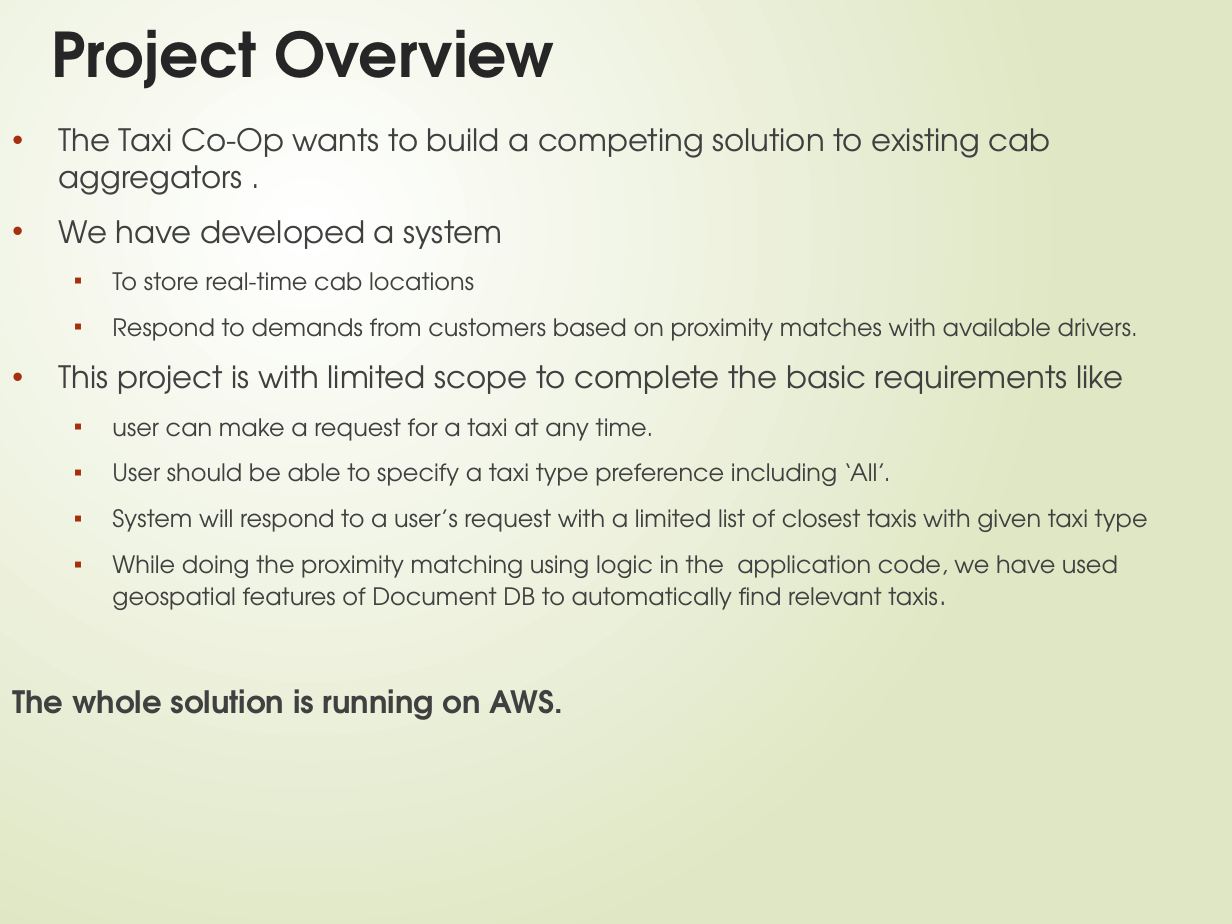
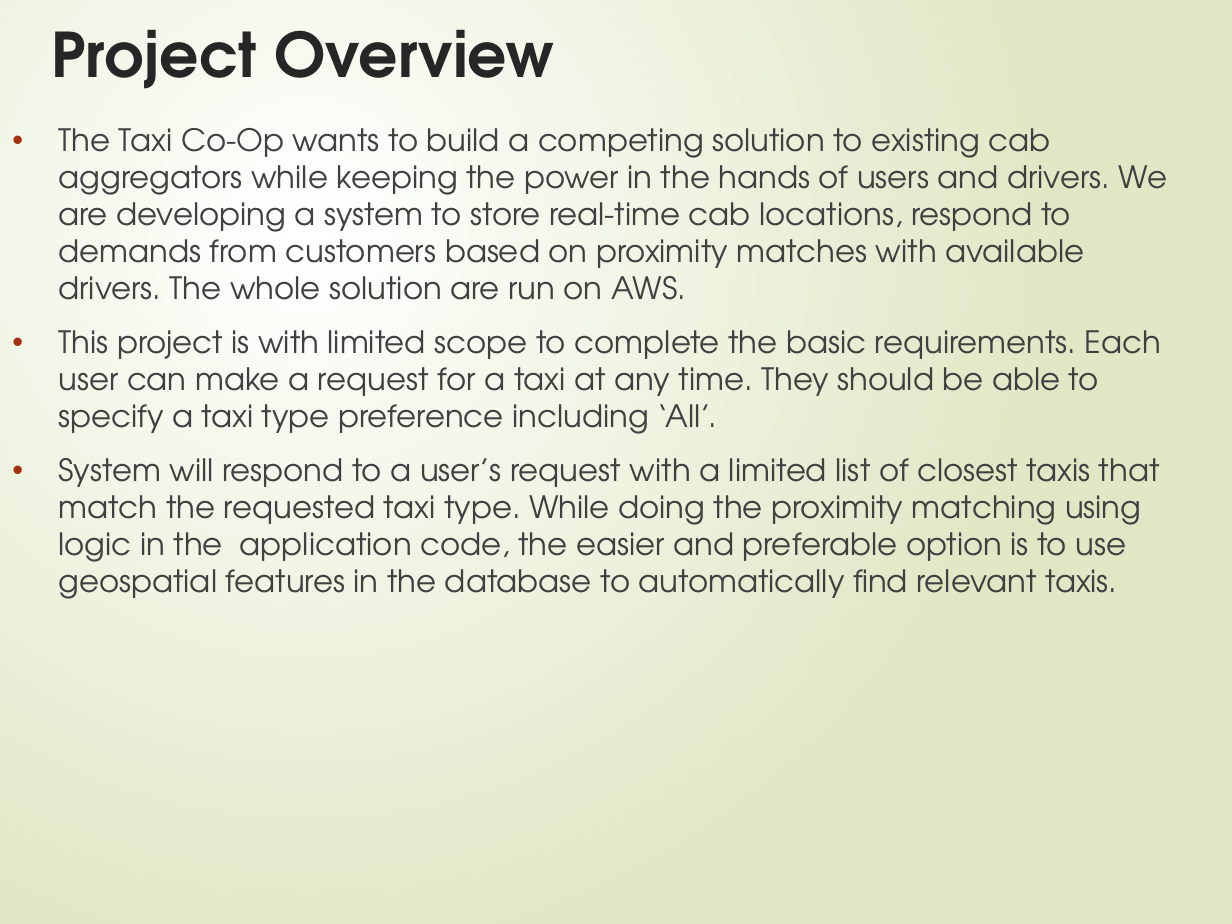
Before and after one commit to smitagarg1/Taxi-Agg_Final-Submission, a slide deck: slide 3 of GLTaxiAgg-BookingandTrackingSystem.pptx. Drawn at 1232x924 pixels with LibreOffice and Linux fonts; fonts in the diff are those of the drawing. Boxes give left, top, right and bottom in pixels: in the first picture for what was removed or moved away, otherwise in the second. Text is boxed around its words. In the diff, an @@ line names an element or a change of style, - is before the commit and + after.

Commit message:
updated presentation

```diff
--- a/GLTaxiAgg-BookingandTrackingSystem.pptx
+++ b/GLTaxiAgg-BookingandTrackingSystem.pptx
@@ text at box(59, 128, 1168, 599): text changed; size 14 to 18 pt @@
-• The Taxi Co-Op wants to build a competing solution to existing cab aggregators .
-• We have developed a system
-  ▪ To store real-time cab locations
-  ▪ Respond to demands from customers based on proximity matches with available drivers.
-• This project is with limited scope to complete the basic requirements like
-  ▪ user can make a request for a taxi at any time.
-  ▪ User should be able to specify a taxi type preference including ‘All’.
-  ▪ System will respond to a user’s request with a limited list of closest taxis with given taxi type
-  ▪ While doing the proximity matching using logic in the application code, we have used geospatial features of Document DB to automatically find relevant taxis.
-The whole solution is running on AWS.
+• The Taxi Co-Op wants to build a competing solution to existing cab aggregators while keeping the power in the hands of users and drivers. We are developing a system to store real-time cab locations, respond to demands from customers based on proximity matches with available drivers. The whole solution are run on AWS.
+• This project is with limited scope to complete the basic requirements. Each user can make a request for a taxi at any time. They should be able to specify a taxi type preference including ‘All’.
+• System will respond to a user’s request with a limited list of closest taxis that match the requested taxi type. While doing the proximity matching using logic in the application code, the easier and preferable option is to use geospatial features in the database to automatically find relevant taxis.
```
Also in this commit, not shown: 3 other slides changed.
